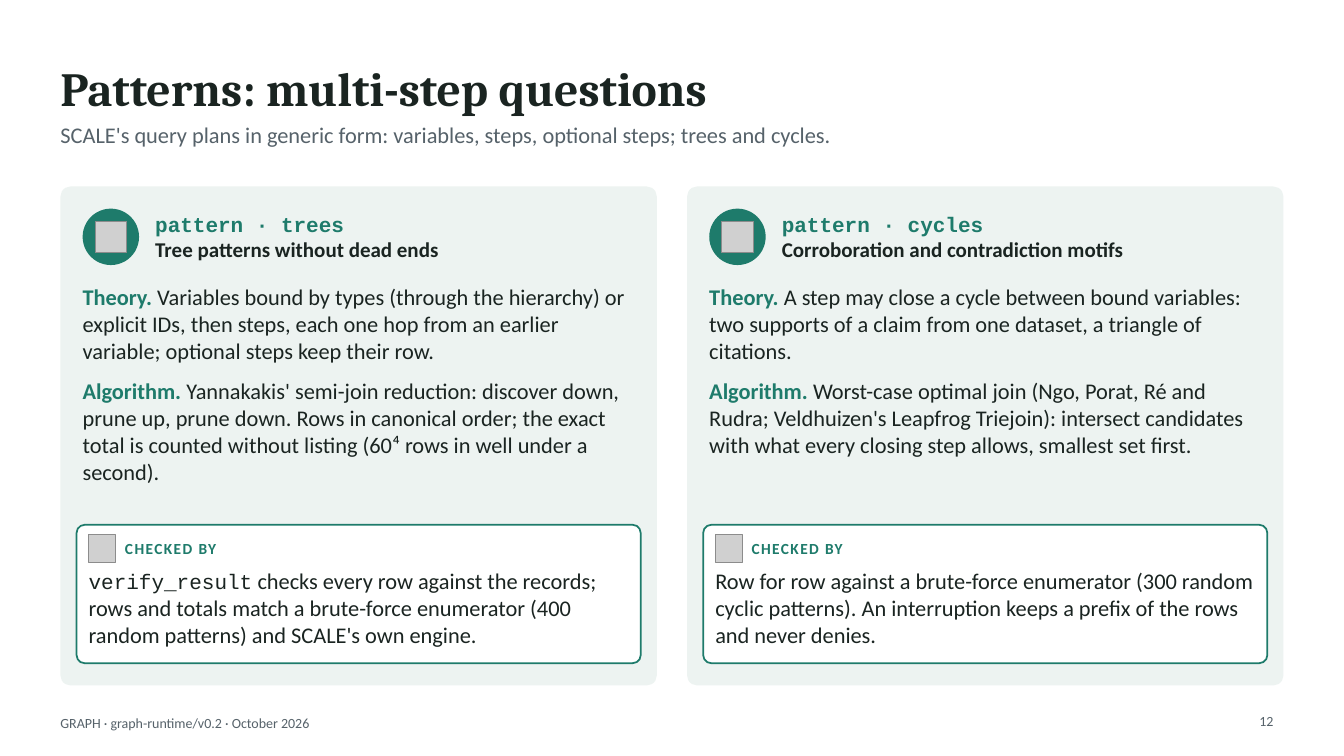
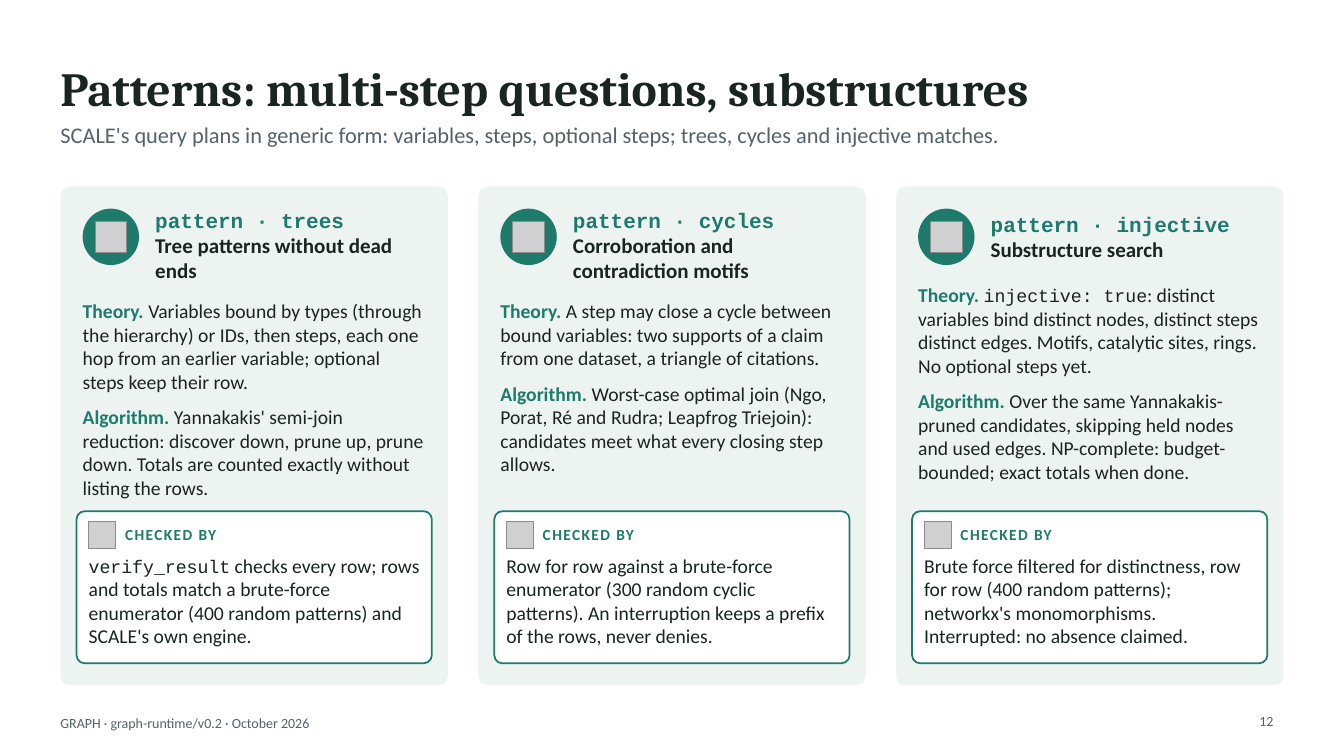
Before and after one commit to hlxin/graph, a slide deck: slide 12 of docs/GRAPH_slides.pptx. Drawn at 1344x756 pixels with LibreOffice and Linux fonts; fonts in the diff are those of the drawing; grey boxes stand for pictures. Boxes give left, top, right and bottom in pixels: in the first picture for what was removed or moved away, otherwise in the second. Text is boxed around its words. In the diff, an @@ line names an element or a change of style, - is before the commit and + after.

```diff
--- a/docs/GRAPH_slides.pptx
+++ b/docs/GRAPH_slides.pptx
@@ title at [60, 73, 1028, 116]: text changed @@
-Patterns: multi-step questions
+Patterns: multi-step questions, substructures
@@ text at [60, 127, 998, 147]: text changed @@
-SCALE's query plans in generic form: variables, steps, optional steps; trees and cycles.
+SCALE's query plans in generic form: variables, steps, optional steps; trees, cycles and injective matches.
@@ rounded rectangle: place and size @@
-rounded rectangle at [60, 187, 657, 686]
+rounded rectangle at [60, 187, 448, 686]
@@ text "pattern · trees" rewrapped from [155, 218, 438, 261] to [155, 214, 392, 278] @@
@@ rounded rectangle: place and size @@
-rounded rectangle at [688, 187, 1285, 686]
+rounded rectangle at [478, 187, 865, 686]
@@ ellipse: place and size @@
-ellipse at [710, 209, 766, 265]
+ellipse at [500, 209, 557, 265]
@@ text "pattern · cycles" rewrapped from [782, 217, 1122, 257] to [573, 213, 775, 278] @@
@@ rounded rectangle added at [896, 187, 1284, 686], fill #EDF3F1 @@
@@ ellipse added at [919, 209, 975, 265], fill #1E7B6B @@
@@ picture: place and size @@
-picture at [722, 221, 753, 252]
+picture at [513, 221, 544, 252]
@@ picture added at [931, 221, 962, 252] @@
@@ text added at [991, 217, 1230, 257], 15 pt, text #1A2421, bold @@
+pattern · injective
+Substructure search
@@ text "Theory. A step may close ...": place and size @@
-text "Theory. A step may close ..." at [709, 289, 1243, 457]
+text "Theory. A step may close ..." at [500, 304, 831, 471]
@@ text added at [918, 288, 1259, 482], 14 pt, text #1A2421 @@
+Theory. injective: true: distinct variables bind distinct nodes, distinct steps distinct edges. Motifs, catalytic sites, rings. No optional steps yet.
+Algorithm. Over the same Yannakakis-pruned candidates, skipping held nodes and used edges. NP-complete: budget-bounded; exact totals when done.
@@ text at [83, 304, 423, 499]: text changed; size 16 to 14 pt @@
-Theory. Variables bound by types (through the hierarchy) or explicit IDs, then steps, each one hop from an earlier variable; optional steps keep their row.
-Algorithm. Yannakakis' semi-join reduction: discover down, prune up, prune down. Rows in canonical order; the exact total is counted without listing (60⁴ rows in well under a second).
+Theory. Variables bound by types (through the hierarchy) or IDs, then steps, each one hop from an earlier variable; optional steps keep their row.
+Algorithm. Yannakakis' semi-join reduction: discover down, prune up, prune down. Totals are counted exactly without listing the rows.
@@ text at [500, 304, 831, 369]: size 16 to 14 pt in "Theory. A step may close a cycle ..."; less space between paragraphs @@
@@ text at [500, 387, 827, 471]: text changed; size 16 to 14 pt @@
-Algorithm. Worst-case optimal join (Ngo, Porat, Ré and Rudra; Veldhuizen's Leapfrog Triejoin): intersect candidates with what every closing step allows, smallest set first.
+Algorithm. Worst-case optimal join (Ngo, Porat, Ré and Rudra; Leapfrog Triejoin): candidates meet what every closing step allows.
@@ rounded rectangle: place and size @@
-rounded rectangle at [77, 525, 641, 663]
+rounded rectangle at [77, 511, 432, 663]
@@ picture: place and size @@
-picture at [89, 535, 116, 563]
+picture at [89, 521, 116, 548]
@@ text "CHECKED BY": place and size @@
-text "CHECKED BY" at [125, 544, 216, 554]
+text "CHECKED BY" at [125, 530, 216, 540]
@@ proportions changed in 4 elements at [60, 187, 448, 686], [77, 511, 432, 663], [478, 187, 865, 686], [494, 511, 849, 663] @@
@@ rounded rectangle: place and size @@
-rounded rectangle at [704, 525, 1268, 663]
+rounded rectangle at [494, 511, 849, 663]
@@ picture: place and size @@
-picture at [716, 535, 743, 563]
+picture at [506, 521, 533, 548]
@@ text "CHECKED BY": place and size @@
-text "CHECKED BY" at [752, 544, 842, 554]
+text "CHECKED BY" at [543, 530, 633, 540]
@@ rounded rectangle added at [912, 511, 1267, 663], fill #FFFFFF, outline #1E7B6B 1.25 pt @@
@@ picture added at [925, 521, 952, 548] @@
@@ text added at [960, 530, 1051, 540], 11 pt, text #1E7B6B, bold @@
+CHECKED BY
@@ text at [89, 559, 419, 647]: text changed; size 16 to 14 pt @@
-verify_result checks every row against the records; rows and totals match a brute-force enumerator (400 random patterns) and SCALE's own engine.
+verify_result checks every row; rows and totals match a brute-force enumerator (400 random patterns) and SCALE's own engine.
@@ text at [506, 559, 824, 646]: text changed; size 16 to 14 pt @@
-Row for row against a brute-force enumerator (300 random cyclic patterns). An interruption keeps a prefix of the rows and never denies.
+Row for row against a brute-force enumerator (300 random cyclic patterns). An interruption keeps a prefix of the rows, never denies.
@@ text added at [924, 559, 1241, 646], 14 pt, text #1A2421 @@
+Brute force filtered for distinctness, row for row (400 random patterns); networkx's monomorphisms. Interrupted: no absence claimed.
```
Also in this commit, not shown: 9 other slides changed, 2 other files.
